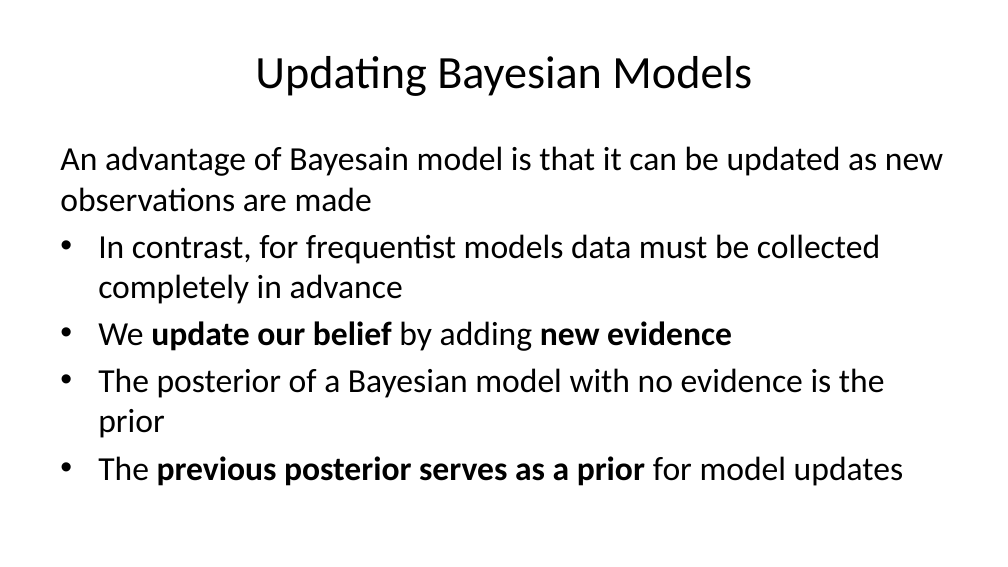
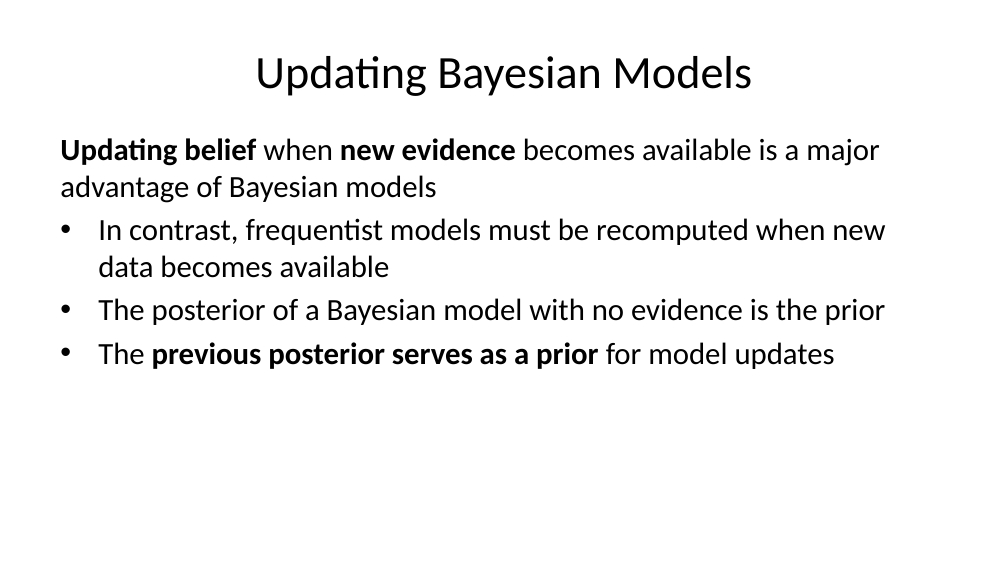
Before and after one commit to StephenElston/CSCI-E-83, a slide deck: slide 24 of LectureSlides/07_IntroductionToBayesModels.pptx (slide 23 before the commit). Drawn at 1008x567 pixels with LibreOffice and Linux fonts; fonts in the diff are those of the drawing. Boxes give left, top, right and bottom in pixels: in the first picture for what was removed or moved away, otherwise in the second. Text is boxed around its words. In the diff, an @@ line names an element or a change of style, - is before the commit and + after.

```diff
--- a/LectureSlides/07_IntroductionToBayesModels.pptx
+++ b/LectureSlides/07_IntroductionToBayesModels.pptx
@@ text "Updating belief when new evidence ...": place and size @@
-text "Updating belief when new evidence ..." at (60,146,943,486)
+text "Updating belief when new evidence ..." at (60,138,886,369)
@@ text at (60,138,885,278): text changed; size 24 to 22 pt @@
-An advantage of Bayesain model is that it can be updated as new observations are made
-• In contrast, for frequentist models data must be collected completely in advance
-• We update our belief by adding new evidence
+Updating belief when new evidence becomes available is a major advantage of Bayesian models
+• In contrast, frequentist models must be recomputed when new data becomes available
@@ text at (98,298,886,369): size 24 to 22 pt in "The posterior of a Bayesian model with ...", "The previous posterior serves as a prior ..." @@
```
Also in this commit, not shown: 13 other slides changed, 4 slides added, 2 slides removed.
